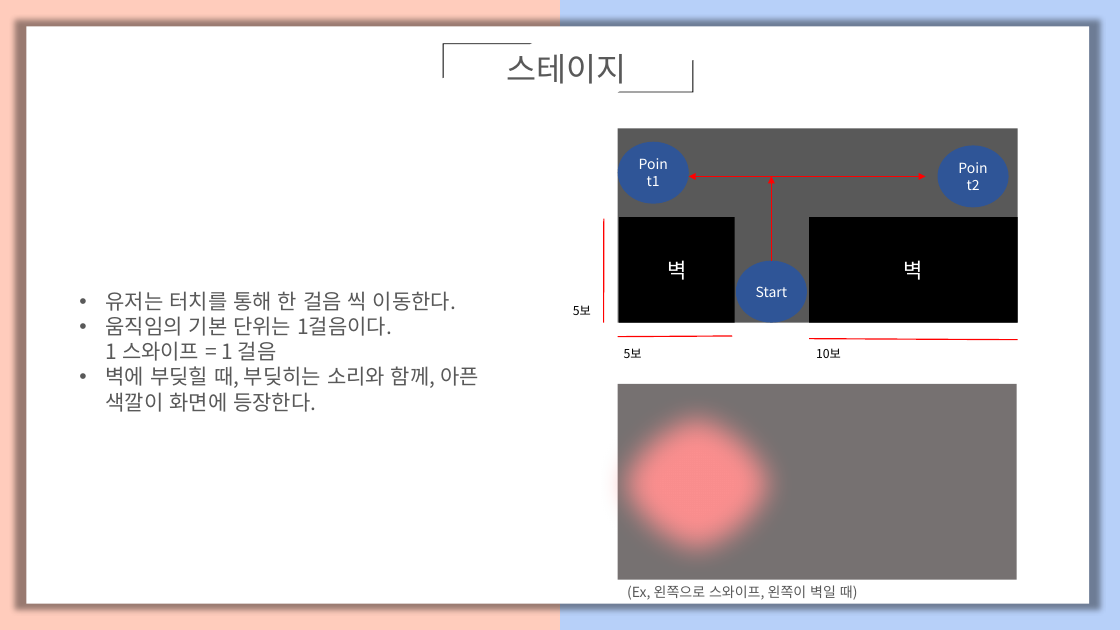
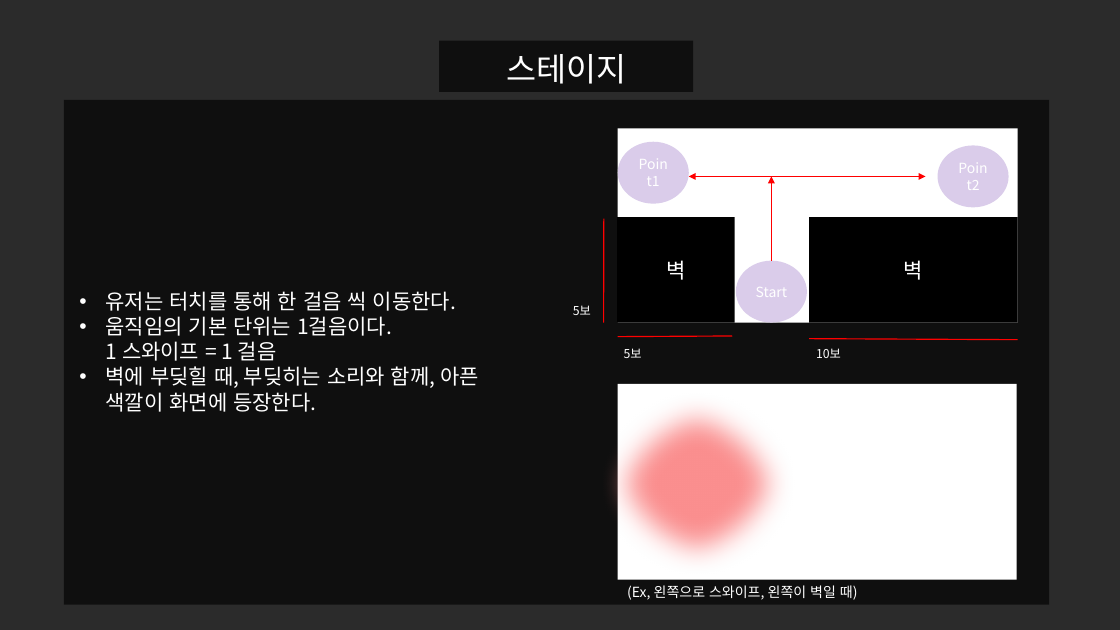
Before and after one commit to mehwari/proj.home, a slide deck: slide 8 of proj.home.PT.pptx. Drawn at 1120x630 pixels with LibreOffice and Linux fonts; fonts in the diff are those of the drawing; background and template pictures are left out; a plain dark background stands for a picture behind light text. Boxes give left, top, right and bottom in pixels: in the first picture for what was removed or moved away, otherwise in the second. Text is boxed around its words. In the diff, an @@ line names an element or a change of style, - is before the commit and + after.

```diff
--- a/proj.home.PT.pptx
+++ b/proj.home.PT.pptx
@@ rectangle removed at [0,0,560,630] @@
@@ rectangle removed at [26,26,1089,603] @@
@@ rectangle removed at [560,0,1120,630] @@
@@ rectangle added at [439,40,693,92], fill #000000 at 65% opacity @@
@@ half frame removed at [443,44,532,78] @@
@@ half frame removed at [618,60,693,92] @@
@@ rectangle added at [64,100,1049,605], fill #000000 at 65% opacity @@
@@ rectangle at [618,129,1017,323]: fill #595959 to #FFFFFF @@
@@ fill #2F5597 to #DACCEA in 3 elements at [736,260,807,323], [618,142,689,204], [938,145,1009,208] @@
@@ text colour #000000 to #FFFFFF in 3 elements at [573,305,591,315], [624,348,642,358], [816,348,841,358] @@
@@ rectangle at [618,384,1017,580]: fill #767171 to #FFFFFF @@
@@ text colour #595959 to #FFFFFF in 3 elements at [506,54,626,84], [106,291,479,412], [627,585,858,600] @@
```
Also in this commit, not shown: 9 other slides changed.
